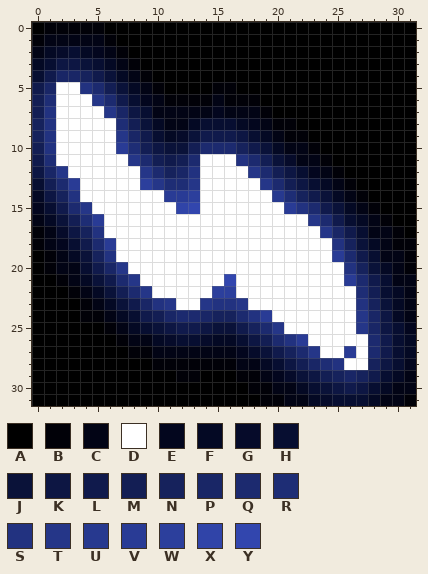
A pixel-art sprite gets an edit: scene/assets/images/icon_lightning.png. That is the earlier state.
The file is 32x32 pixels. Colours within 5 levels of each other are drawn and written as one.
Palette (. is transparent): A #000000  B #010108  C #020415  D #ffffff  E #03061e  F #040924  G #060b2a  H #070e31  J #0a1239  K #0d1643  L #101a4c  M #131e54  N #16225c  P #192666  Q #1c2a6f  R #1e2d75  S #223280  T #253688  U #27398f  V #293b95  W #2c3f9c  X #3044a8  Y #3246ae
After:
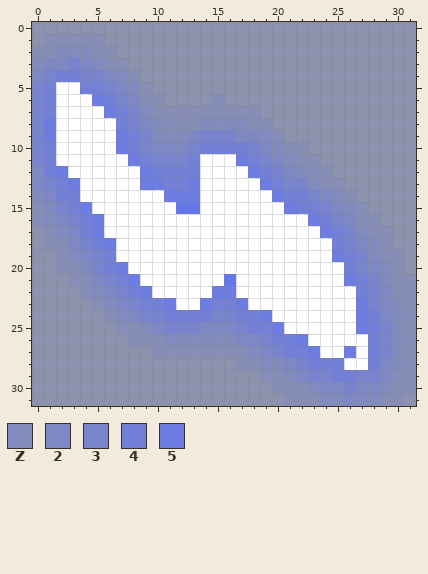
Colours new in this view: Z #828bbd  2 #7d88c5  3 #7884ce  4 #7280d7  5 #6c7ce0
The edit:
@@ palette @@
-A #000000
+A #8b93af
-C #020415
+C #868eb7
-Y #3246ae
+Y #6377eb
@@ x 0..31 @@
- 0 ABBBBBAAAAAAAAAAAAAAAAAAAAAAAAAA
- 1 BCCCCCBAAAAAAAAAAAAAAAAAAAAAAAAA
- 2 CFGHFECBAAAAAAAAAAAAAAAAAAAAAAAA
- 3 FHKKJHFCBAAAAAAAAAAAAAAAAAAAAAAA
- 4 HLPPNLJFCBAAAAAAAAAAAAAAAAAAAAAA
- 5 LPDDSQMJFCBAAAABBAAAAAAAAAAAAAAA
- 6 MRDDDTQLHECBBBBCBBBAAAAAAAAAAAAA
- 7 MSDDDDTPKHCCCCCECCCBAAAAAAAAAAAA
- 8 NSDDDDDRMJFCCFHHHFECBBAAAAAAAAAA
- 9 NSDDDDDTPLHFGJLLLKHFCBBAAAAAAAAA
-10 MSDDDDDVRMKJJMQQQNLJFCCBAAAAAAAA
-11 LRDDDDDDTQMLMQDDDSQMJGCCBAAAAAAA
-12 KPTDDDDDDTQNPSDDDDTQMKHECBAAAAAA
-13 HMQVDDDDDWTRRTDDDDDTQMKHFCBAAAAA
-14 FKNSDDDDDDDVVWDDDDDDURNLJFCBAAAA
-15 EHLQTDDDDDDDXYDDDDDDDVSQLJFCBAAA
-16 CFJMRVDDDDDDDDDDDDDDDDDTQLHFCBAA
-17 BCGKNSDDDDDDDDDDDDDDDDDDTPLHCCBA
-18 BCEHLQVDDDDDDDDDDDDDDDDDDSNJFCBB
-19 ABCFJNSDDDDDDDDDDDDDDDDDDVQLHCCB
-20 ABCCHLPTDDDDDDDDDDDDDDDDDDSNJFCB
-21 AABCFJLQTDDDDDDDYDDDDDDDDDVQLHCC
-22 AAABCFJMQTDDDDDWWDDDDDDDDDDRMHFC
-23 AAAABCFJLPSTDDTSSTDDDDDDDDDSNJFC
-24 AAAABBCFHLMPQQPNNQSVDDDDDDDTPKFC
-25 AAAAAABCFHJKLLKJJLNQTDDDDDDTPKHE
-26 AAAAAAABCCFGHHGFFHKMQSVDDDDDQLHF
-27 AAAAAAAABBCCCCCCCEGJLNQTDDVDQLHF
-28 AAAAAAAAAABBBBBBBCCFHKMPRSDDNKHE
-29 AAAAAAAAAAAABBAAABBCEGJKMNPNLHFC
-30 AAAAAAAAAAAAAAAAAABBCCFHJKLKHFCC
-31 AAAAAAAAAAAAAAAAAAABBCCFGHHHFCCB
+ 0 AAAAAAAAAAAAAAAAAAAAAAAAAAAAAAAA
+ 1 ACCCCCAAAAAAAAAAAAAAAAAAAAAAAAAA
+ 2 CCZZZCCAAAAAAAAAAAAAAAAAAAAAAAAA
+ 3 Z2232ZCCAAAAAAAAAAAAAAAAAAAAAAAA
+ 4 2344332ZCAAAAAAAAAAAAAAAAAAAAAAA
+ 5 34DD4432ZCAAAAAAAAAAAAAAAAAAAAAA
+ 6 34DDD5432CCAAAACAAAAAAAAAAAAAAAA
+ 7 34DDDD543ZCCCCCCCCCAAAAAAAAAAAAA
+ 8 35DDDDD432ZCCCZZZZCCAAAAAAAAAAAA
+ 9 35DDDDD543ZZZ233322ZCAAAAAAAAAAA
+10 34DDDDD5432223444432ZCCAAAAAAAAA
+11 34DDDDDD543334DDD5432ZCCAAAAAAAA
+12 245DDDDDD54444DDDD5432ZCCAAAAAAA
+13 2345DDDDD55445DDDDD5433ZCCAAAAAA
+14 Z244DDDDDDD555DDDDDD54432ZCAAAAA
+15 CZ345DDDDDDDYYDDDDDDD54432ZCAAAA
+16 CZ2345DDDDDDDDDDDDDDDDD5432CCAAA
+17 ACZ245DDDDDDDDDDDDDDDDDD543ZCCAA
+18 ACC2345DDDDDDDDDDDDDDDDDD432ZCAA
+19 AACZ234DDDDDDDDDDDDDDDDDD543ZCCA
+20 AACCZ345DDDDDDDDDDDDDDDDDD432ZCA
+21 AAACC2345DDDDDDDYDDDDDDDDD543ZCC
+22 AAAACZ2345DDDDD55DDDDDDDDDD432CC
+23 AAAAACZ23445DD5445DDDDDDDDD532ZC
+24 AAAAAACZ233444433445DDDDDDD542ZC
+25 AAAAAAACCZ23332223445DDDDDD543ZC
+26 AAAAAAAACCCZZZZZZ223445DDDDD43ZC
+27 AAAAAAAAAACCCCCCCCZ23445DD5D43ZC
+28 AAAAAAAAAAAAAAAAACCZZ23444DD42ZC
+29 AAAAAAAAAAAAAAAAAAACCZ23344332CC
+30 AAAAAAAAAAAAAAAAAAAACCCZ22322ZCC
+31 AAAAAAAAAAAAAAAAAAAAACCCZZ2ZZCCA
